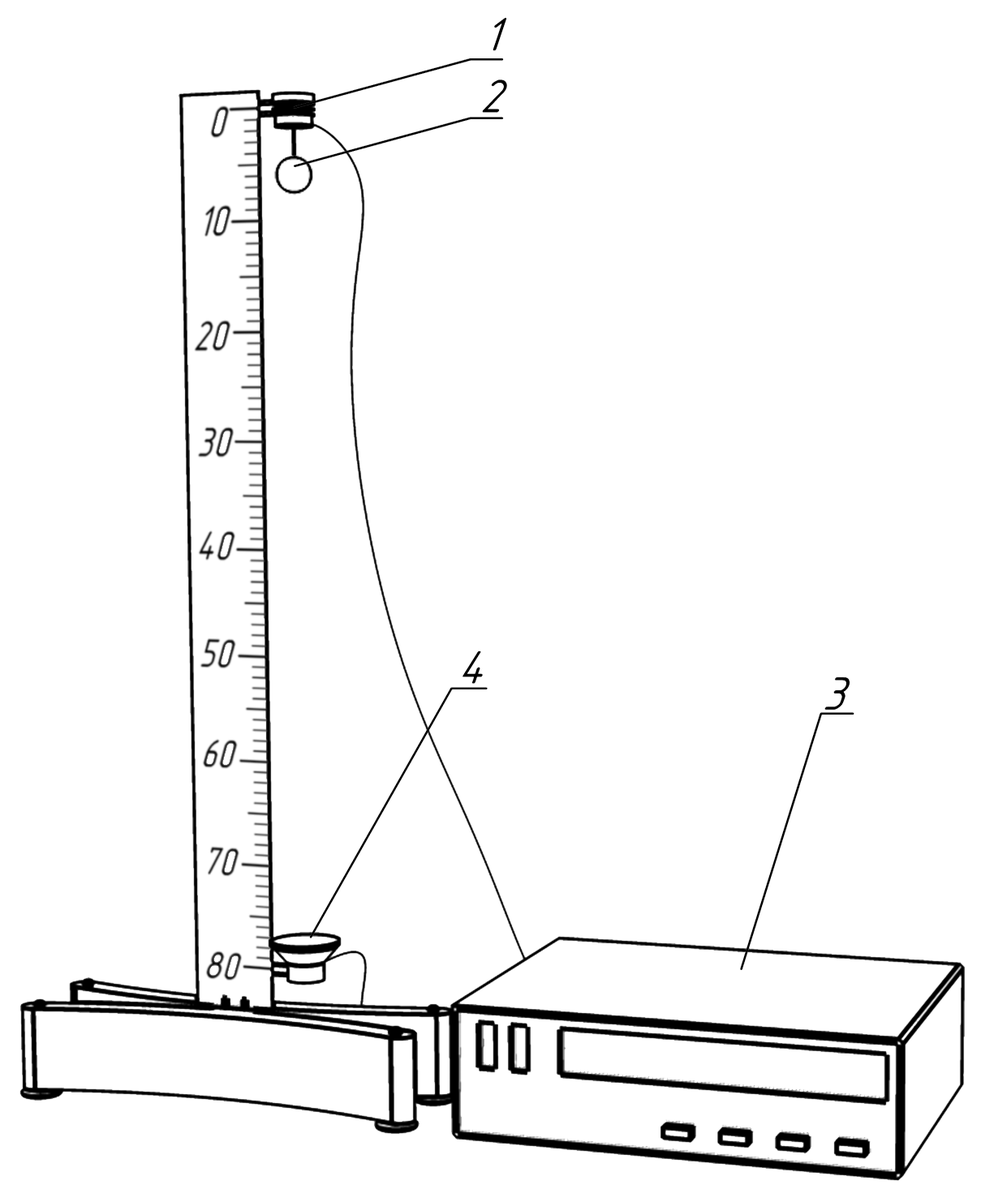
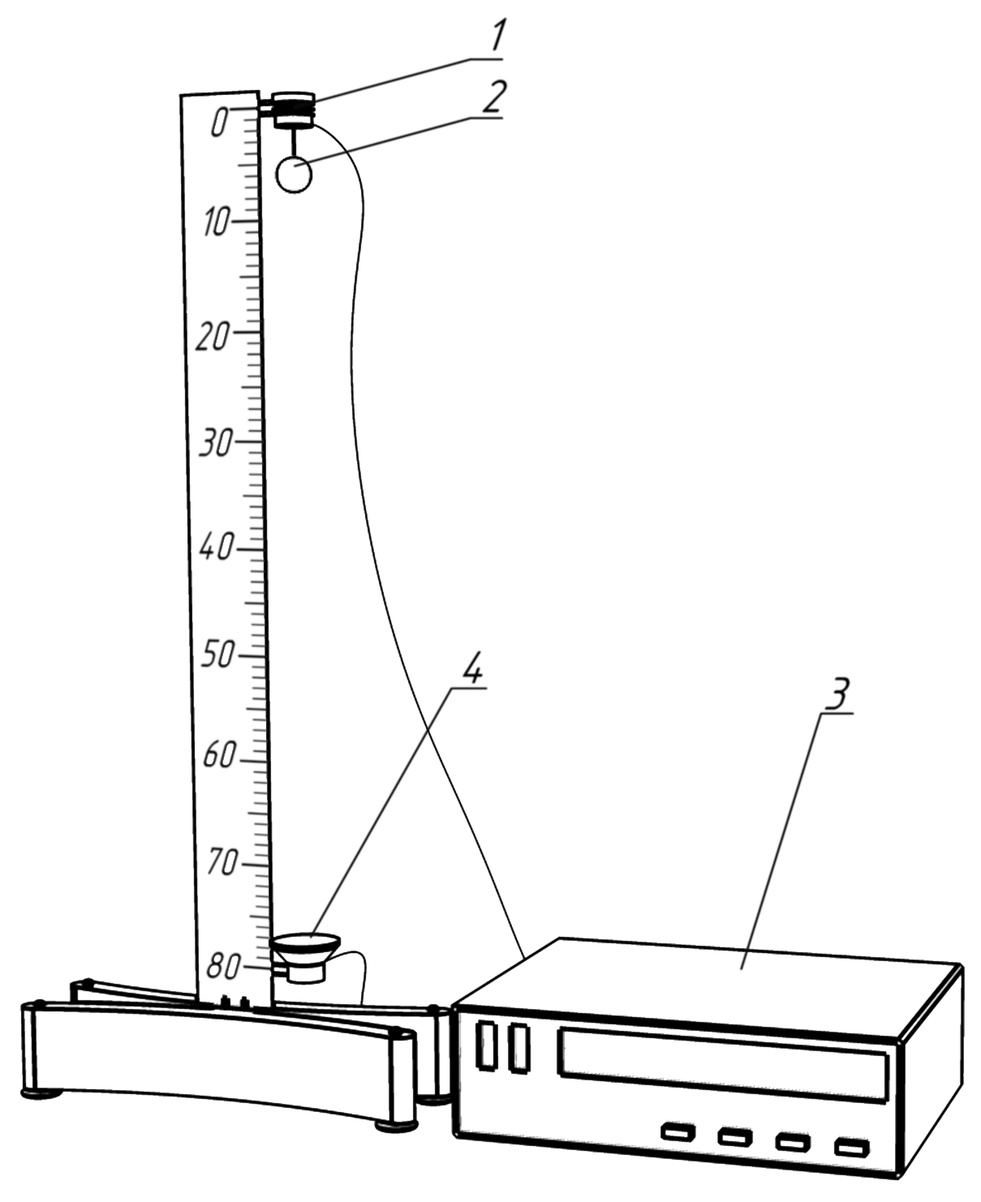
Before/after of a (981, 1202) layered artwork. What changed in the layer stack:
renamed "Layer 3" to "RefDef", painted on it over [292, 17, 856, 972]
